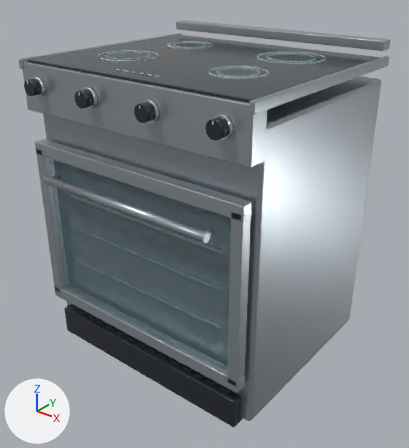
Renders of the Blender file assets-source/blender/luxury-electric-range-30.blend from each side of a commit.
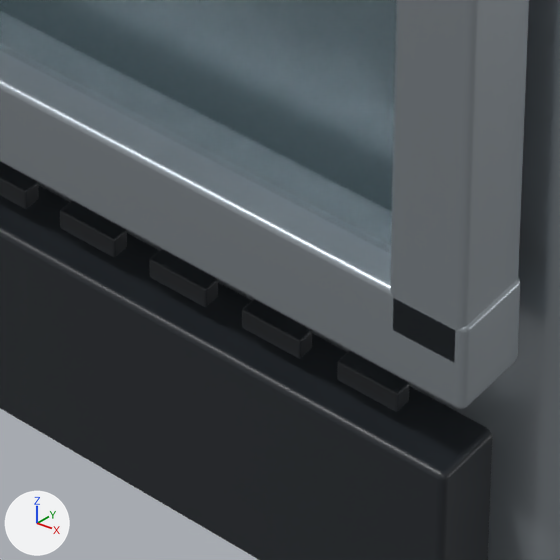
The first picture shows the older version from a 50 mm lens placed at (0.98, -1.22, 1.141), pointed at (0.021, -0.021, 0.398). The close-ups show the older and then the newer version on the part from 43% to 61% of the width and 75% to 92% of the height of that picture. Only the edits that show in the close-ups are written down. Every picture has the same lights, and +X, +Y and +Z are marked at lower left.

Names of what the first close-up shows: 'Appliance enclosure', 'Door steel horizontal frame', 'Door steel upright.001', 'Recessed black plinth', 'Toe ventilation slot.010', 'Toe ventilation slot.011', 'Toe ventilation slot.012', 'Toe ventilation slot.013', 'Toe ventilation slot.014', 'Triple-glass oven pane'.
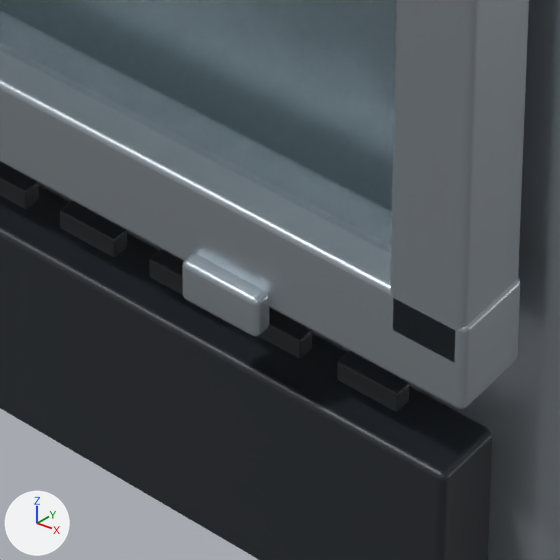
The change, as a diff of the scene's bpy script:
```diff
--- a/assets-source/blender/luxury-electric-range-30.blend.py
+++ b/assets-source/blender/luxury-electric-range-30.blend.py
@@ mat_brushed_stainless_steel_001 @@
+mat_brushed_stainless_steel_001 = principled_material('brushed-stainless-steel.001')
+mat_brushed_stainless_steel_001.base_color = (0.43, 0.48, 0.52)  # light grey #afb8bf
+mat_brushed_stainless_steel_001.metallic = 0.78
+mat_brushed_stainless_steel_001.roughness = 0.32
@@ me_cube_150 @@
+me_cube_150.from_pydata(...)  # 96 vertices, 98 faces; spans x 0.2409..0.2759, y -0.3204..-0.3114, z 0.129..0.147
+me_cube_150.materials.append(mat_brushed_stainless_steel_001)  # light grey #afb8bf
@@ ob_lower_door_hinge_detail_001 @@
+ob_lower_door_hinge_detail_001 = bpy.data.objects.new('Lower door hinge detail.001', me_cube_150)
+ob_lower_door_hinge_detail_001.location = (0.0, 0.0, 0.0)
```

Location of each change, (x1, y1, x2, y2) in pixels of the close-ups (560 x 560 px):
'Lower door hinge detail.001', added: after (182, 253, 269, 337)
